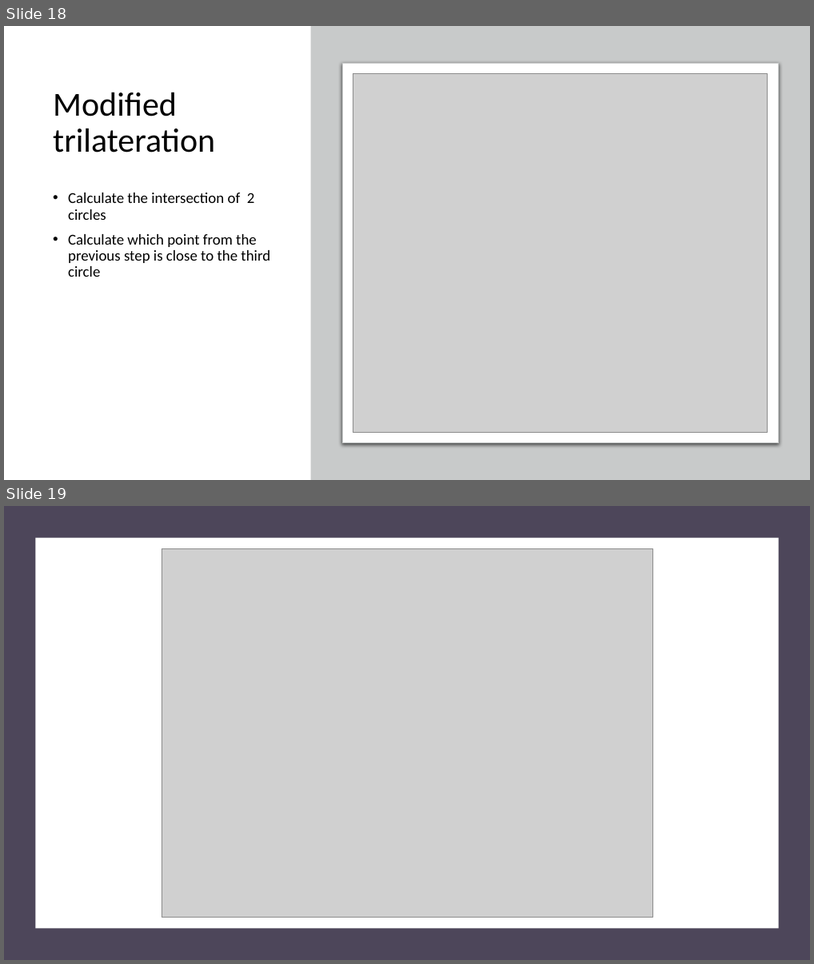
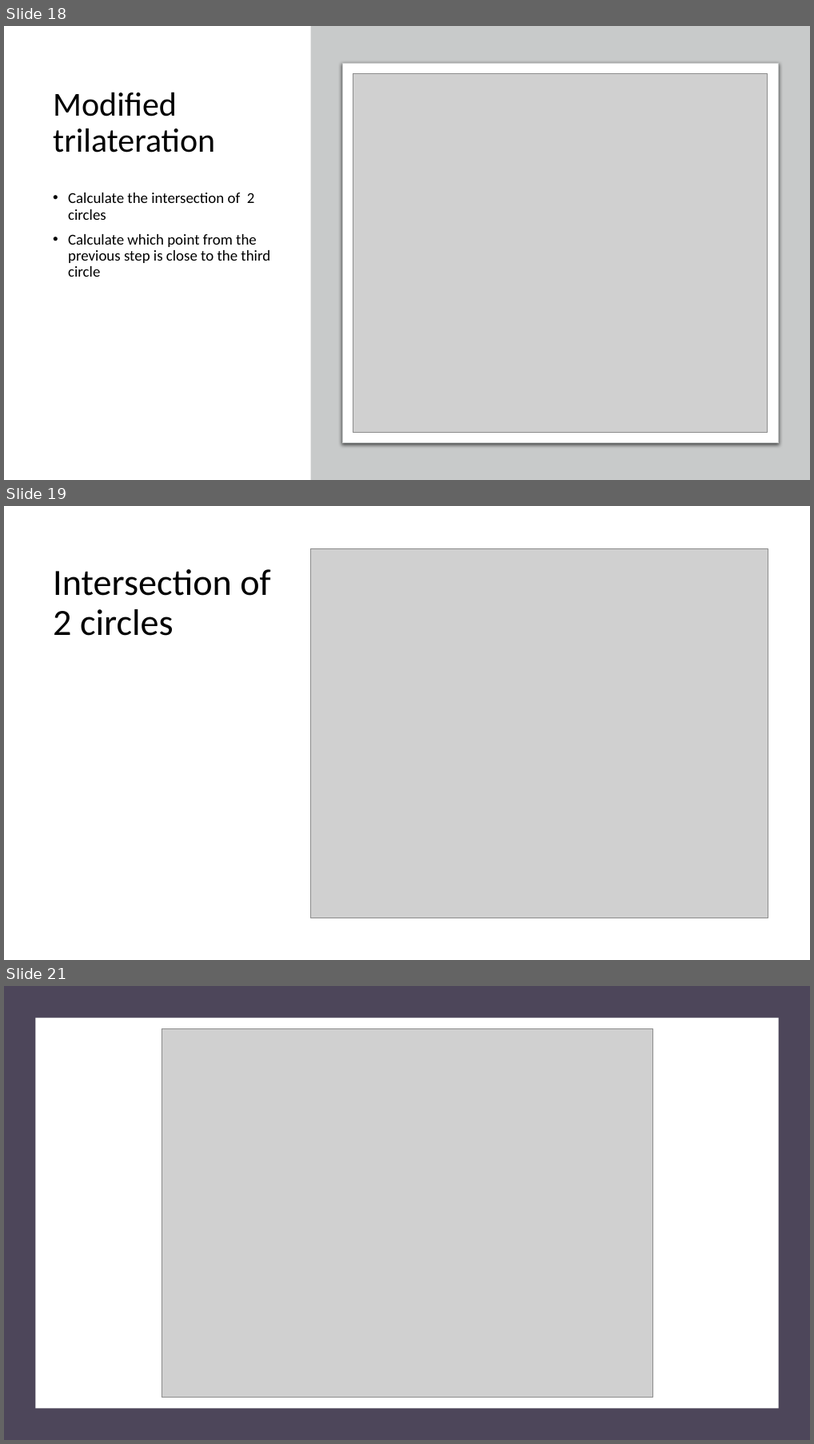
Before and after one commit to raulvel/licenta, a slide deck: Velcherean_Raul_presentation.pptx. Shown one above the other, each under a label of ours: slides 18 and 19 before the commit, slides 18, 19 and 21 after it; the slides between them are not shown. The pictures are 814x964 and 814x1444 pixels, drawn with LibreOffice and Linux fonts; fonts in the diff are those of the drawing; grey boxes stand for pictures. Boxes give left, top, right and bottom in pixels: in the first picture for what was removed or moved away, otherwise in the second. Text is boxed around its words. In the diff, an @@ line names an element or a change of style, - is before the commit and + after.

```diff
--- a/Velcherean_Raul_presentation.pptx
+++ b/Velcherean_Raul_presentation.pptx
@@ slide 19 added at (4,506,810,960), background #FFFFFF @@
@@ picture added at (310,548,768,917) @@
@@ title added at (53,569,270,636), 44 pt, text #000000 @@
+Intersection of 2 circles
@@ what was slide 19 is now slide 21 @@
```
Also in this commit, not shown: 1 other slide added, 1 other file.
